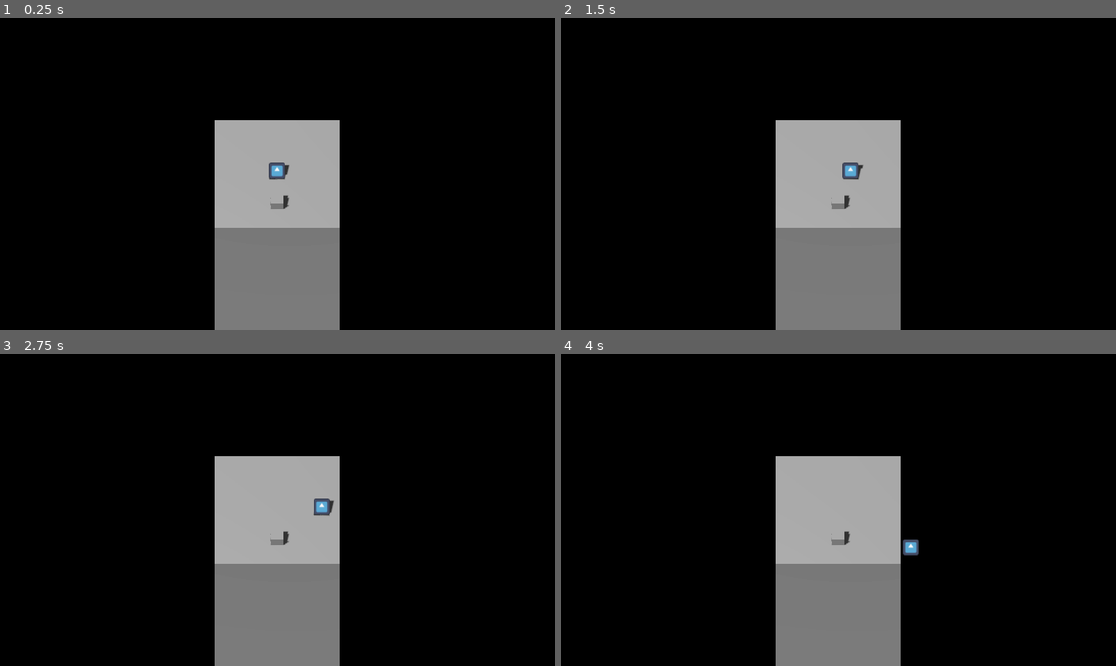
Above: before the commit, frames 1-4 (two rows, left to right).
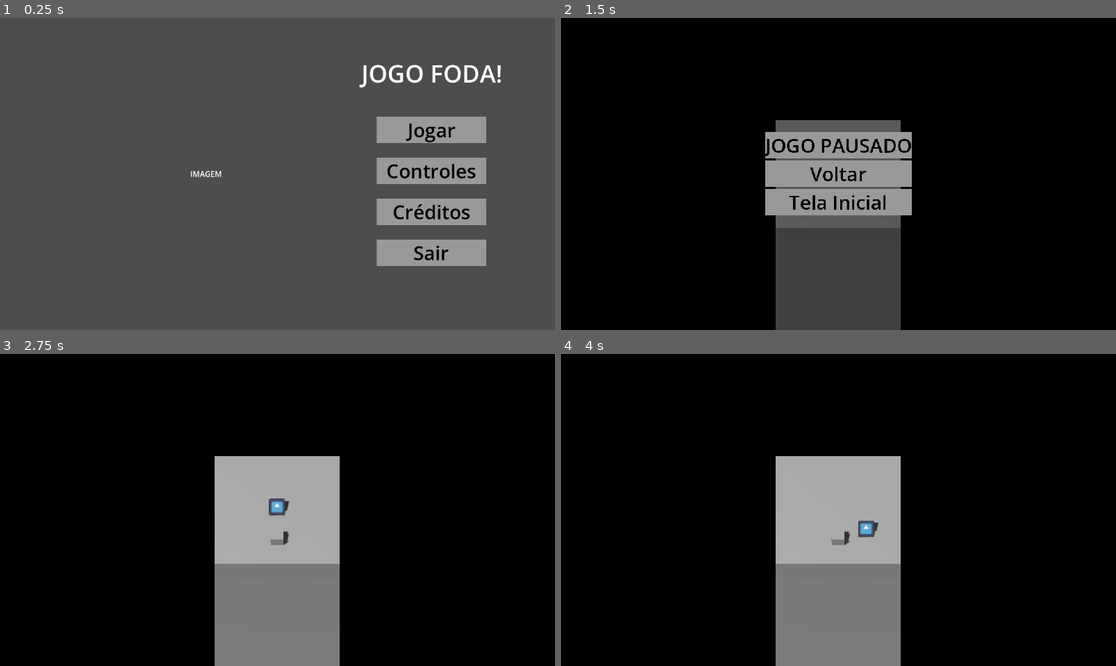
Above: after the commit, the same moments.

Repository: PedroBinoto/DJUFF2026
Game: Godot game, scene res://Scenes/MenuPrincipal.tscn
Same seed, same stepped clock (60 frames per second), same inputs: the game is played once before the commit and once after it. Before the commit the project starts from res://Scenes/mundo_teste.tscn. The engine's default icon, where the game draws it, is replaced by a stand-in: a white triangle on a blue panel in a dark square.
Inputs (mouse positions are in pixels of both pictures, inside the frame that each line leads up to):
- Up to frame 1 (0.25 s): no input
- Up to frame 2 (1.5 s): click (993, 130) at 0.5 s, where only the run after the commit has a clickable "Jogar"; tap Enter (pause, bound only after the commit) at 1.25 s; hold D (move_right) from 1.28 s (still down); tap Q (attack_a) at 1.35 s
- Up to frame 3 (2.75 s): release D (move_right) at 2 s; click (277, 510) at 2 s, where only the run after the commit has a clickable "Voltar"
- Up to frame 4 (4 s): tap Space at 2.75 s; hold S (move_down) 2.78-3.53 s; tap E (attack_b) at 2.85 s; hold D (move_right) from 3.53 s (still down); tap Q (attack_a) at 3.6 s

The runs differ from the first frame. In frame 1, 99% of the frame differs, in the area x 0-100%, y 0-100%; in frame 2, 11%; in frame 3, 0.4%; in frame 4, 0.3%.

Commit message:
correção no menu

Diff:
--- a/Scenes/mundo_teste.tscn
+++ b/Scenes/mundo_teste.tscn
@@ -1,6 +1,8 @@
 [gd_scene format=3 uid="uid://hcvcj2ye8egq"]
 
 [ext_resource type="PackedScene" uid="uid://y4wj6ivt28dc" path="res://Scenes/player.tscn" id="1_ebs18"]
+[ext_resource type="Script" uid="uid://4vcl3xgugl7c" path="res://Scripts/mundo_teste.gd" id="1_o0lqk"]
+[ext_resource type="PackedScene" uid="uid://bbu3h1ybllvq8" path="res://Scenes/in_game_menu.tscn" id="2_bmojv"]
 
 [sub_resource type="ProceduralSkyMaterial" id="ProceduralSkyMaterial_ebs18"]
 sky_horizon_color = Color(0.66224277, 0.6717428, 0.6867428, 1)
@@ -25,6 +27,10 @@
 [sub_resource type="BoxMesh" id="BoxMesh_o0lqk"]
 
 [node name="MundoTeste" type="Node3D" unique_id=69006548]
+script = ExtResource("1_o0lqk")
+
+[node name="Menu" parent="." unique_id=1812854460 instance=ExtResource("2_bmojv")]
+visible = false
 
 [node name="WorldEnvironment" type="WorldEnvironment" parent="." unique_id=1064319974]
 environment = SubResource("Environment_ebs18")
--- a/project.godot
+++ b/project.godot
@@ -11,7 +11,7 @@
 [application]
 
 config/name="DJUFF2026"
-run/main_scene="uid://hcvcj2ye8egq"
+run/main_scene="uid://djbymk1ojtqrp"
 config/features=PackedStringArray("4.6", "Forward Plus")
 config/icon="res://icon.svg"
 
@@ -56,6 +56,11 @@
 , Object(InputEventMouseButton,"resource_local_to_scene":false,"resource_name":"","device":-1,"window_id":0,"alt_presse …(249 unchanged characters)…
 ]
 }
+pause={
+"deadzone": 0.2,
+"events": [Object(InputEventKey,"resource_local_to_scene":false,"resource_name":"","device":-1,"window_id":0,"alt_pressed":false,"shift_pressed":false,"ctrl_pressed":false,"meta_pressed":false,"pressed":false,"keycode":0,"physical_keycode":4194309,"key_label":0,"unicode":0,"location":0,"echo":false,"script":null)
+]
+}
 
 [physics]
 
Not shown, added: Graphics/Sprites/Bosses/Magnético/boss_magnetismo_pol_1.png.import
Not shown, added: Graphics/Sprites/Bosses/Magnético/boss_magnetismo_pol_2.png.import
